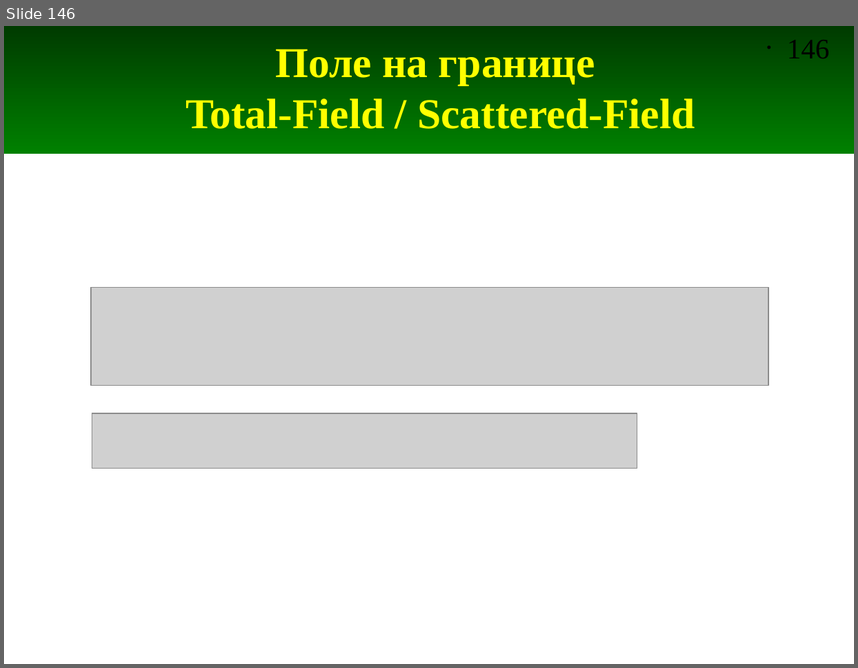
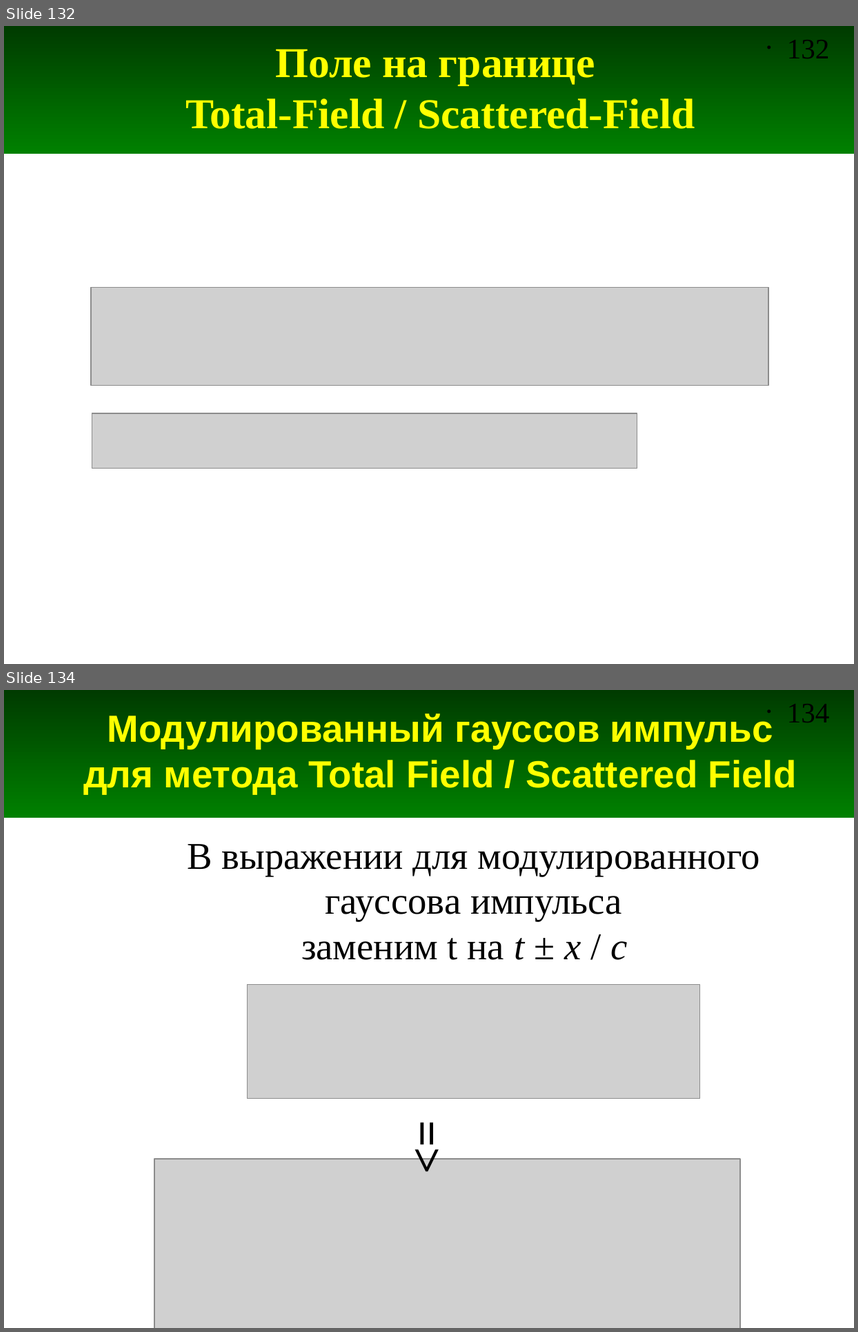
Before and after one commit to andris0147sv/modelling, a slide deck: presentations/2. FDTD.odp. Shown one above the other, each under a label of ours: slide 146 before the commit, slides 132 and 134 after it; the slides between them are not shown. The pictures are 858x668 and 858x1332 pixels, drawn with LibreOffice and Linux fonts; fonts in the diff are those of the drawing; grey boxes stand for pictures. Boxes give left, top, right and bottom in pixels: in the first picture for what was removed or moved away, otherwise in the second. Text is boxed around its words. In the diff, an @@ line names an element or a change of style, - is before the commit and + after.

Commit message:
Добавлены слайды и скрипт для использования метода TFSF с модулированным гауссовым сигналом

```diff
--- a/presentations/2. FDTD.odp
+++ b/presentations/2. FDTD.odp
@@ slide 134 added at <box>4,690,854,1328</box>, background #FFFFFF; not listed: 2 template elements that a slide beside it also shows @@
@@ title added at <box>83,712,797,794</box>, 32 pt, text #FFFF00, bold @@
+Модулированный гауссов импульс для метода Total Field / Scattered Field
@@ text added at <box>187,844,760,960</box>, 32 pt, text #000000 @@
+В выражении для модулированного
+гауссова импульса
+заменим t на t ± x / c
@@ picture added at <box>247,984,700,1098</box> @@
@@ text added at <box>395,1112,463,1199</box>, 40 pt, text #000000, bold @@
+=>
@@ picture added at <box>154,1159,740,1328</box> @@
@@ what was slide 146 is now slide 132 @@
@@ page number at <box>787,40,830,58</box>: text changed @@
-• 146
+• 132
```
Also in this commit, not shown: 1 slide changed, 5 other slides added, 1 other file.
